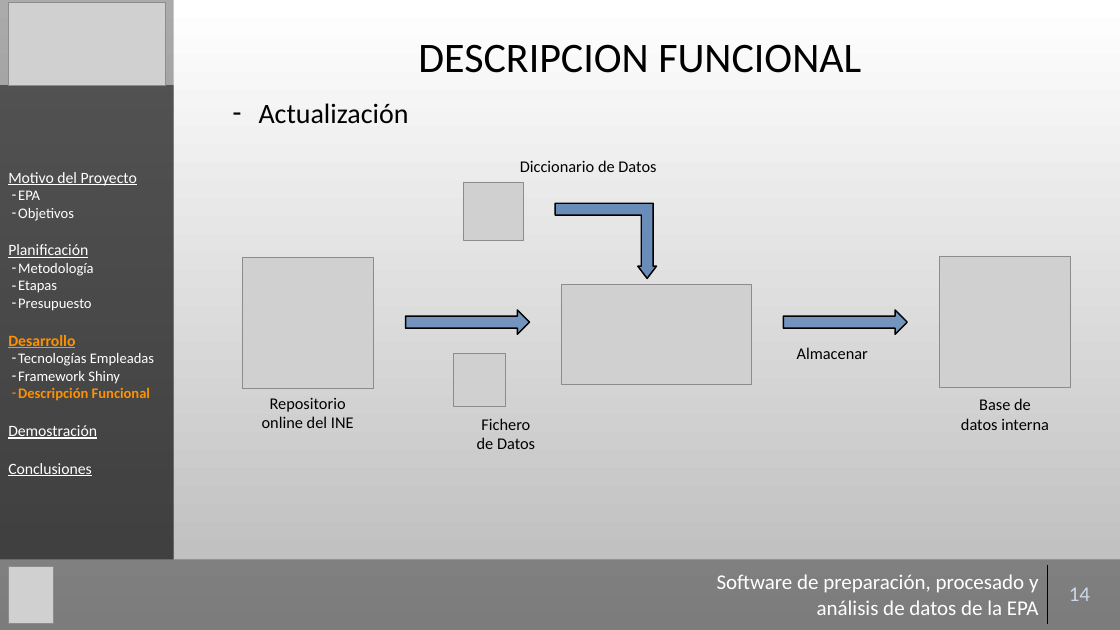
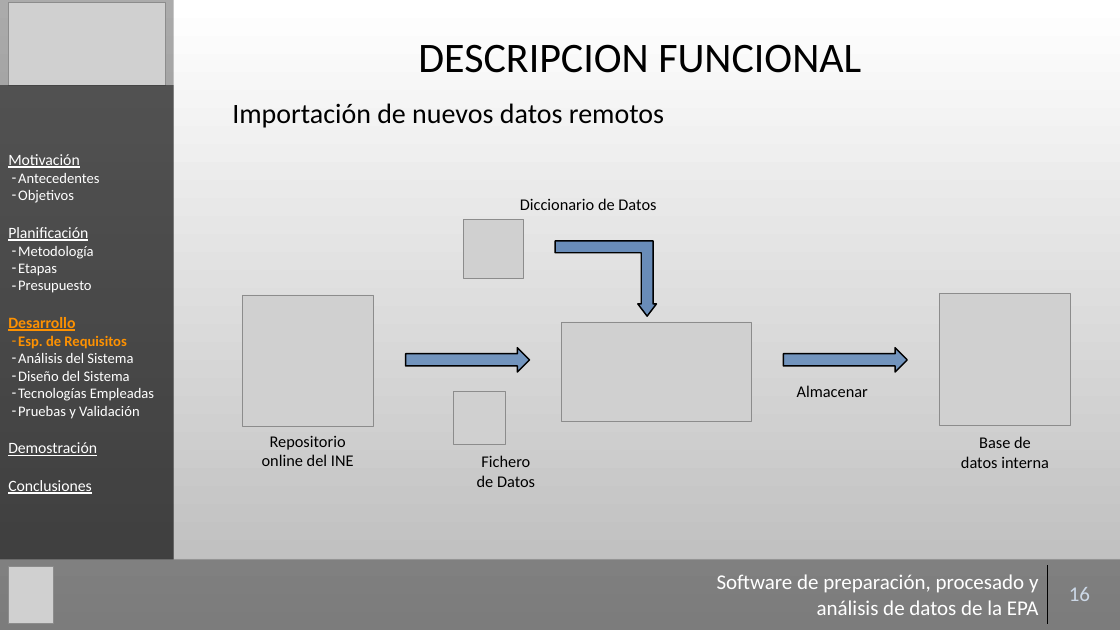
Before and after one commit to Gaulent/epa_explorer, a slide deck: slide 16 of mem/presentacion.pptx (slide 14 before the commit). Drawn at 1120x630 pixels with LibreOffice and Linux fonts; fonts in the diff are those of the drawing; grey boxes stand for pictures; background and template pictures are left out. Boxes give left, top, right and bottom in pixels: in the first picture for what was removed or moved away, otherwise in the second. Text is boxed around its words. In the diff, an @@ line names an element or a change of style, - is before the commit and + after.

```diff
--- a/mem/presentacion.pptx
+++ b/mem/presentacion.pptx
@@ text at bbox=[232, 103, 664, 128]: text changed @@
-– Actualización
+Importación de nuevos datos remotos
@@ text in rectangle at bbox=[8, 154, 99, 183]: text changed; size 13.5 to 12.5 pt @@
-Motivo del Proyecto
-– EPA
+Motivación
+– Antecedentes
@@ 5 pictures, 5 texts, 2 down arrows, 1 bent up arrow: place and size @@
-5 pictures, 5 texts, 2 down arrows, 1 bent up arrow at bbox=[242, 160, 1071, 449]
+5 pictures, 5 texts, 2 down arrows, 1 bent up arrow at bbox=[242, 198, 1071, 487]
@@ text in rectangle at bbox=[18, 336, 133, 381]: paragraphs added @@
+– Esp. de Requisitos
+– Análisis del Sistema
+– Diseño del Sistema
@@ text in rectangle at bbox=[18, 406, 140, 419]: text changed; text colour #FD9101 to #FFFFFF; bold off @@
-– Framework Shiny
-– Descripción Funcional
+– Pruebas y Validación
@@ table at bbox=[705, 565, 1112, 624] @@
-row 1, column 2: 14
+row 1, column 2: 16
```
Also in this commit, not shown: 29 other slides changed, 13 slides added, 3 other files.
